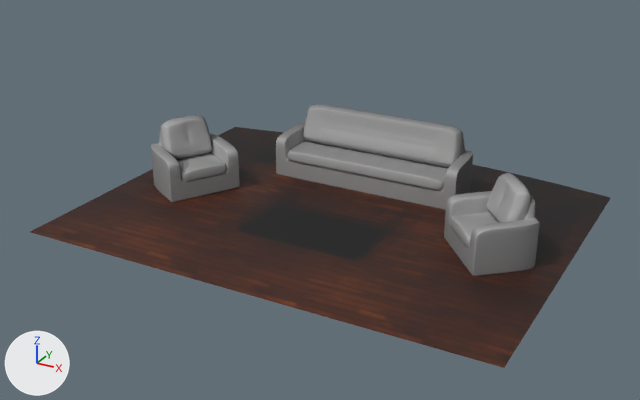
The OBJ model models/noCol.obj as it was, and as the next commit left it.
The view is the same before and after, from a 50 mm lens placed at (4.83, -0.37, 4.92), pointed at (-0.06, 8.54, 0.46). Arrows for +X, +Y and +Z are at lower left; the lights stay in place. Where no turn or scale is listed for an object, it has been applied to the vertices.

The older version as bpy lines, for what is in view:
```python
me_soft_reception = bpy.data.meshes.new('soft_reception')
me_soft_reception.from_pydata(...)  # 3438 vertices, 6872 faces; spans x -2.65..-1.526, y 8.052..9.243, z 0.2..1.114
me_soft_reception.materials.append(mat_13759_soft_reception_chair_v1wire_115115115)  # picture img_chair_png
me_soft_reception_006 = bpy.data.meshes.new('soft_reception.006')
me_soft_reception_006.from_pydata(...)  # 2950 vertices, 5848 faces; spans x -1.34..1.34, y 9.55..10.33, z 0.2..1.11
me_soft_reception_006.materials.append(mat_material_002)  # picture img_couch_png
me_stagecenter_cube_009 = bpy.data.meshes.new('stageCenter_Cube.009')
me_stagecenter_cube_009.from_pydata(...)  # 13 vertices, 11 faces; spans x -3.0..3.0, y 6.5..11.3, z 0.2
me_stagecenter_cube_009.materials.append(mat_stages)  # picture img_woodfloor_jpg
ob_soft_reception = bpy.data.objects.new('soft_reception', me_soft_reception)
ob_soft_reception.location = (0.0, 0.0, 0.0)
ob_soft_reception_006 = bpy.data.objects.new('soft_reception.006', me_soft_reception_006)
ob_soft_reception_006.location = (0.0, 0.0, 0.0)
ob_stagecenter_cube_009 = bpy.data.objects.new('stageCenter_Cube.009', me_stagecenter_cube_009)
ob_stagecenter_cube_009.location = (0.0, 0.0, 0.0)
# also in view: 'soft_reception.001' at (2.09, 8.64, 0.66)
```
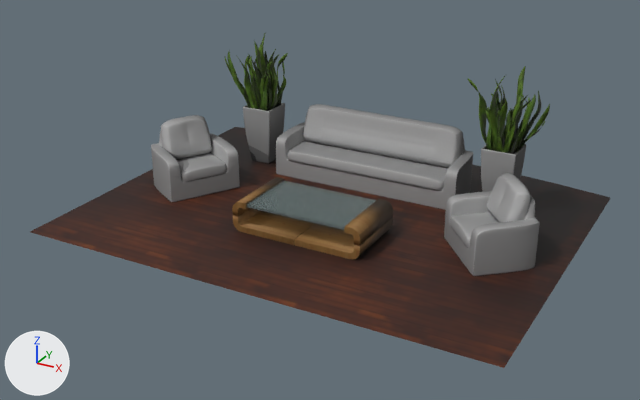
Where the change shows, as pixel boxes (x1, y1, x2, y2) in the pictures (640 x 400 px):
'table_tableMesh', added (brown): after (232, 177, 393, 260)
'table.001_tableMesh.001', added: after (247, 180, 376, 230)
'(null).003_(null).004', added (green): after (467, 66, 550, 154)
'(null).001', added (green): after (225, 33, 288, 111)
'(null)', added: after (243, 103, 285, 164)
'(null).002', added: after (481, 144, 526, 192)

Edits to the bpy script that builds the scene:
```text
Add img_table_jpg:
    img_table_jpg = load_image('table.jpg', 'textures/table.jpg', 512, 512, 'sRGB')
Add img_leaflit_jpg:
    img_leaflit_jpg = load_image('leafLit.jpg', 'textures/leafLit.jpg', 512, 512, 'sRGB')
Add img_plantpot_jpg:
    img_plantpot_jpg = load_image('plantPot.jpg', 'textures/plantPot.jpg', 256, 256, 'sRGB')
Add mat_table:
    mat_table = principled_material('table')
    mat_table.texture = img_table_jpg
    mat_table.roughness = 0.69
Add mat_glass:
    mat_glass = principled_material('glass')
    mat_glass.base_color = (0.15, 0.2, 0.2)  # grey #6c7c7c
    mat_glass.roughness = 0.693
    mat_glass.alpha = 0.5
Add mat_leaf:
    mat_leaf = principled_material('leaf')
    mat_leaf.texture = img_leaflit_jpg
    mat_leaf.roughness = 0.69
Add mat_vase:
    mat_vase = principled_material('vase')
    mat_vase.texture = img_plantpot_jpg
    mat_vase.roughness = 0.69
Add me_table_tablemesh:
    me_table_tablemesh.from_pydata(...)  # 180 vertices, 348 faces; spans x -0.84..0.89, y 7.75..8.65, z 0.2..0.6
    me_table_tablemesh.materials.append(mat_table)  # picture img_table_jpg
Add me_table_001_tablemesh_001:
    me_table_001_tablemesh_001.from_pydata([(0.689, 7.769, 0.58), (-0.643, 7.769, 0.543), (0.685, 7.769, 0.543), (-0.647, 7.769, 0.58), (-0.647, 8.631, 0.58), (0.689, 8.631, 0.58), (-0.643, 8.631, 0.543), (0.685, 8.631, 0.543)], [], [(0, 1, 2), (1, 0, 3), (3, 0, 4), (0, 5, 4), (6, 5, 7), (5, 6, 4), (1, 7, 2), (7, 1, 6)])
    me_table_001_tablemesh_001.materials.append(mat_glass)  # grey #6c7c7c
Add me_null__003__null__004:
    me_null__003__null__004.from_pydata(...)  # 2521 vertices, 4914 faces; spans x 1.289..2.339, y 9.639..10.362, z 0.977..2.029
    me_null__003__null__004.materials.append(mat_leaf)  # picture img_leaflit_jpg
Add me_null__002:
    me_null__002.from_pydata(...)  # 829 vertices, 1491 faces; spans x 1.56..2.012, y 9.772..10.224, z 0.2..1.034
    me_null__002.materials.append(mat_vase)  # picture img_plantpot_jpg
Add me_null__001:
    me_null__001.from_pydata(...)  # 2521 vertices, 4914 faces; spans x -2.339..-1.289, y 9.639..10.362, z 0.977..2.029
    me_null__001.materials.append(mat_leaf)  # picture img_leaflit_jpg
Add me_null:
    me_null.from_pydata(...)  # 829 vertices, 1491 faces; spans x -2.012..-1.56, y 9.772..10.224, z 0.2..1.034
    me_null.materials.append(mat_vase)  # picture img_plantpot_jpg
Add ob_table_tablemesh:
    ob_table_tablemesh = bpy.data.objects.new('table_tableMesh', me_table_tablemesh)
    ob_table_tablemesh.location = (0.0, 0.0, 0.0)
Add ob_table_001_tablemesh_001:
    ob_table_001_tablemesh_001 = bpy.data.objects.new('table.001_tableMesh.001', me_table_001_tablemesh_001)
    ob_table_001_tablemesh_001.location = (0.0, 0.0, 0.0)
Add ob_null__003__null__004:
    ob_null__003__null__004 = bpy.data.objects.new('(null).003_(null).004', me_null__003__null__004)
    ob_null__003__null__004.location = (0.0, 0.0, 0.0)
Add ob_null__002:
    ob_null__002 = bpy.data.objects.new('(null).002', me_null__002)
    ob_null__002.location = (0.0, 0.0, 0.0)
Add ob_null__001:
    ob_null__001 = bpy.data.objects.new('(null).001', me_null__001)
    ob_null__001.location = (0.0, 0.0, 0.0)
Add ob_null:
    ob_null = bpy.data.objects.new('(null)', me_null)
    ob_null.location = (0.0, 0.0, 0.0)
```
